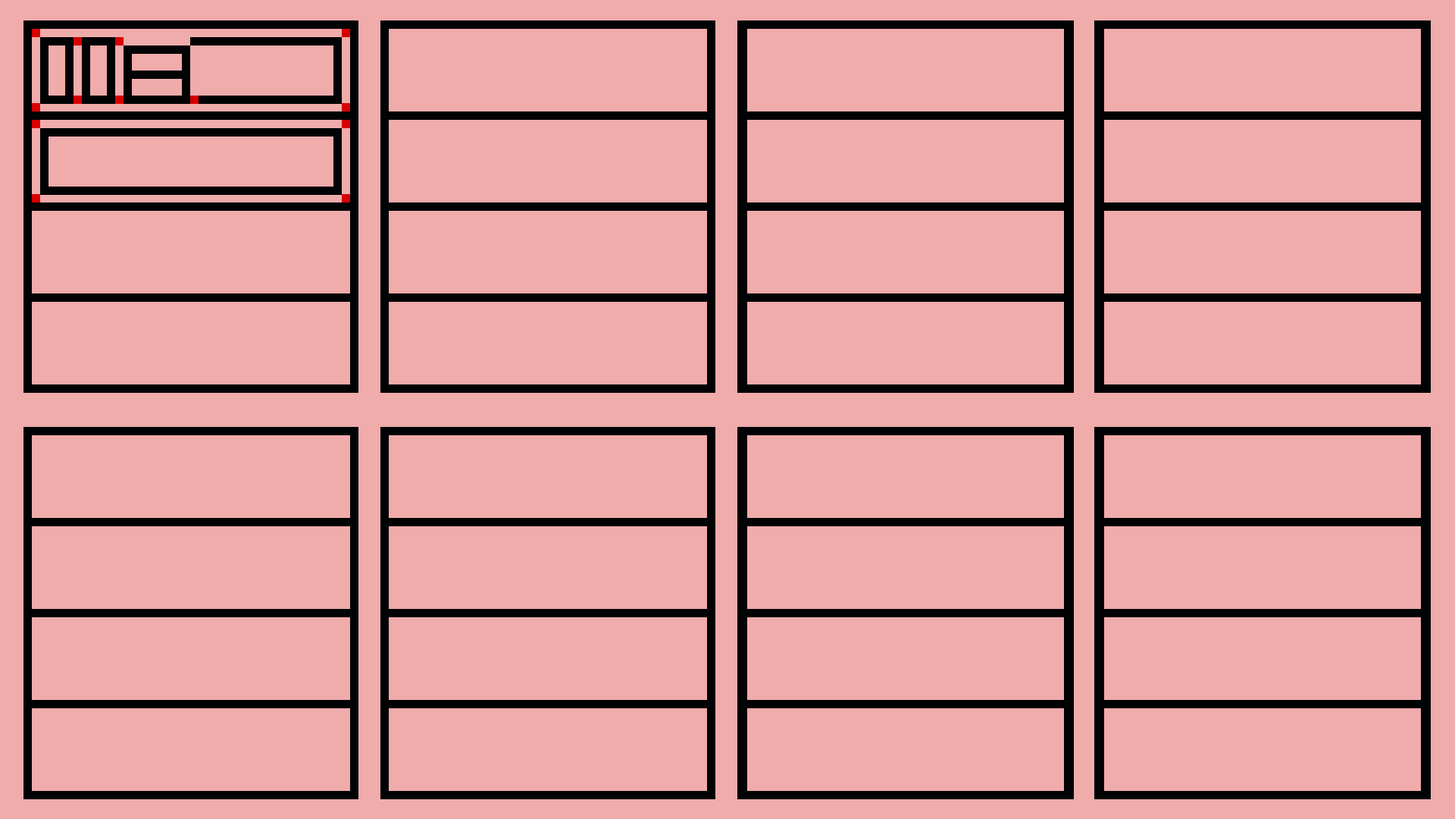
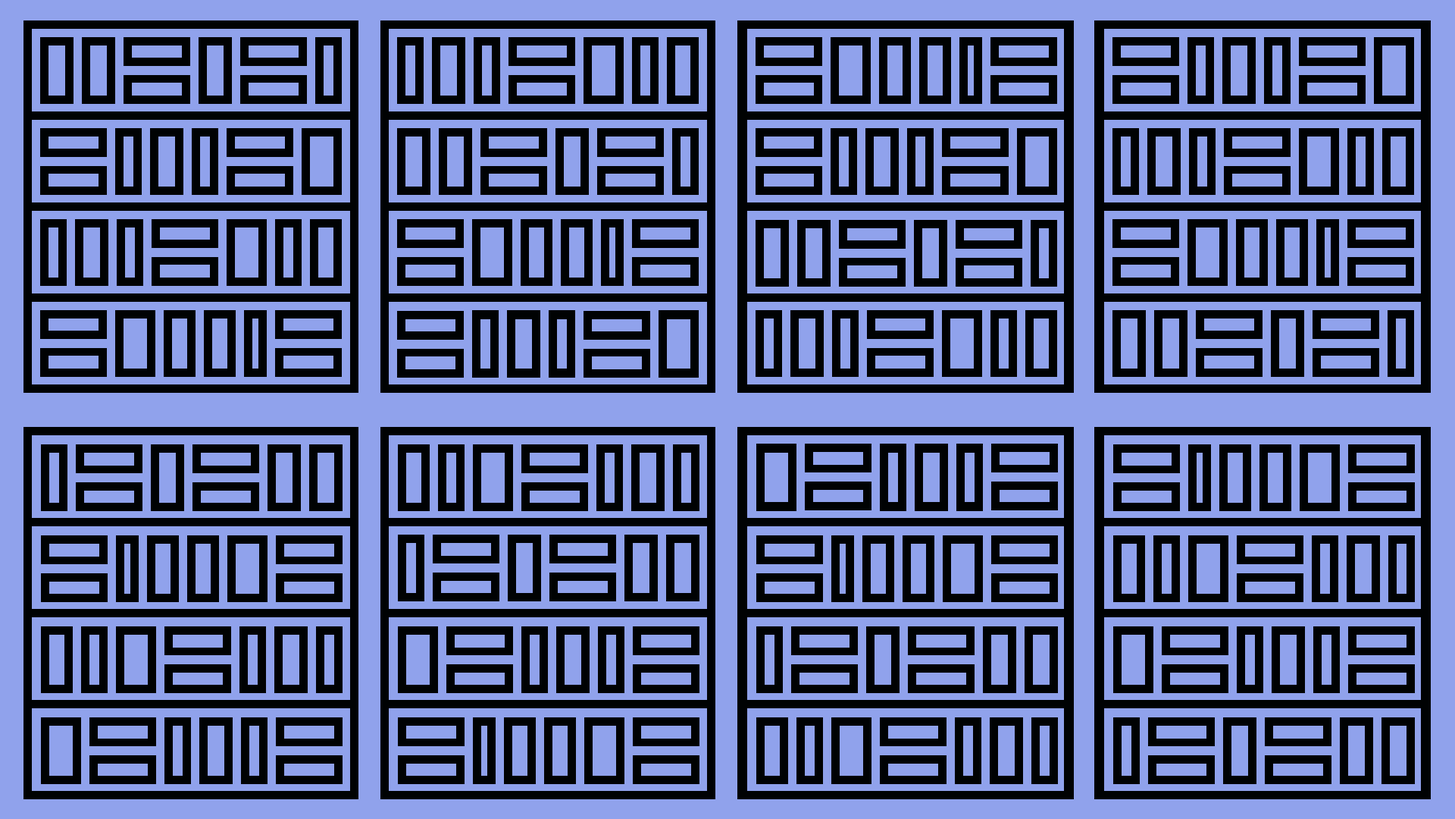
Layers edited between the first and the second 1455 × 819 image:
painted on "books" over (31, 28, 1416, 784)
painted on "Background" over (0, 0, 1455, 819)
